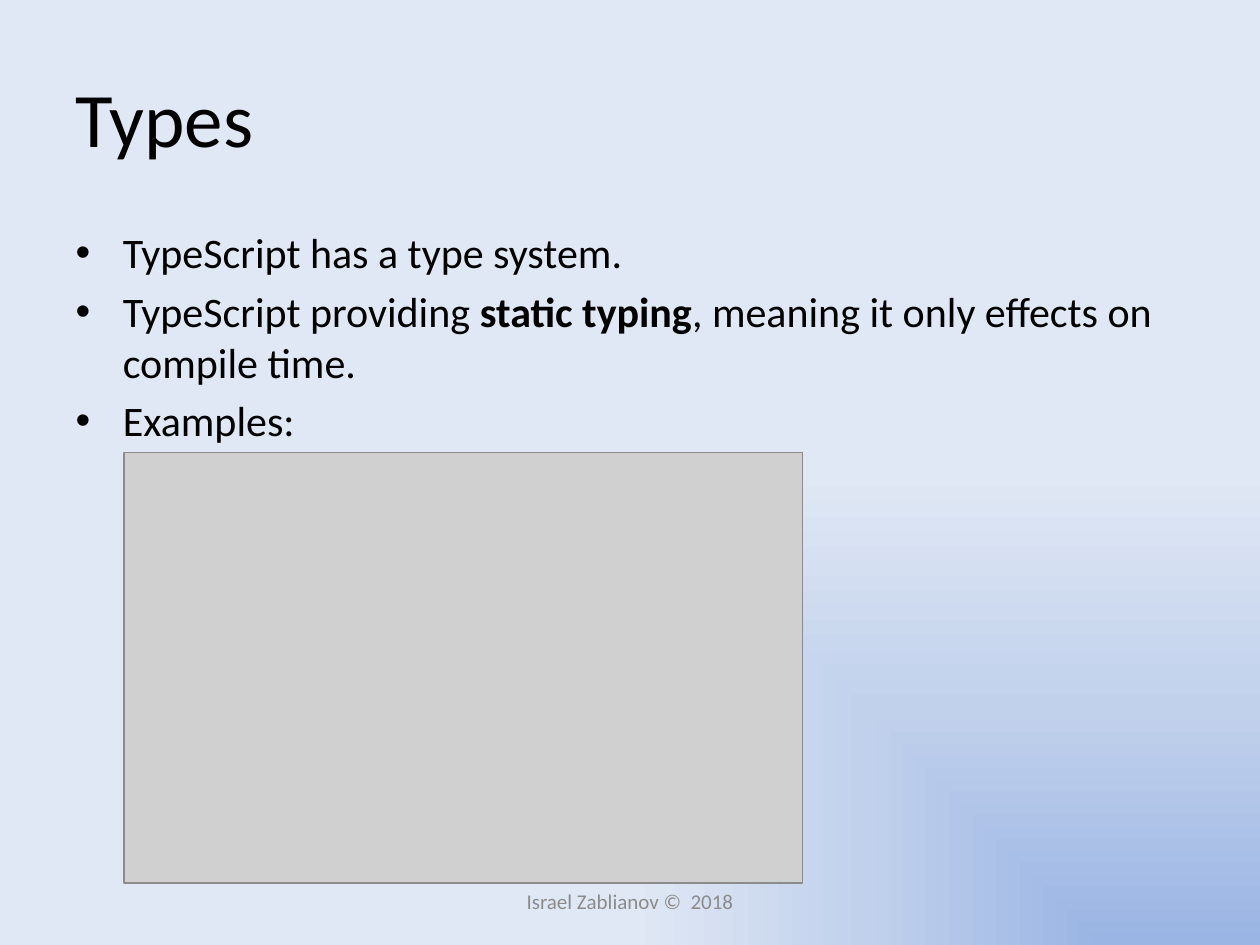
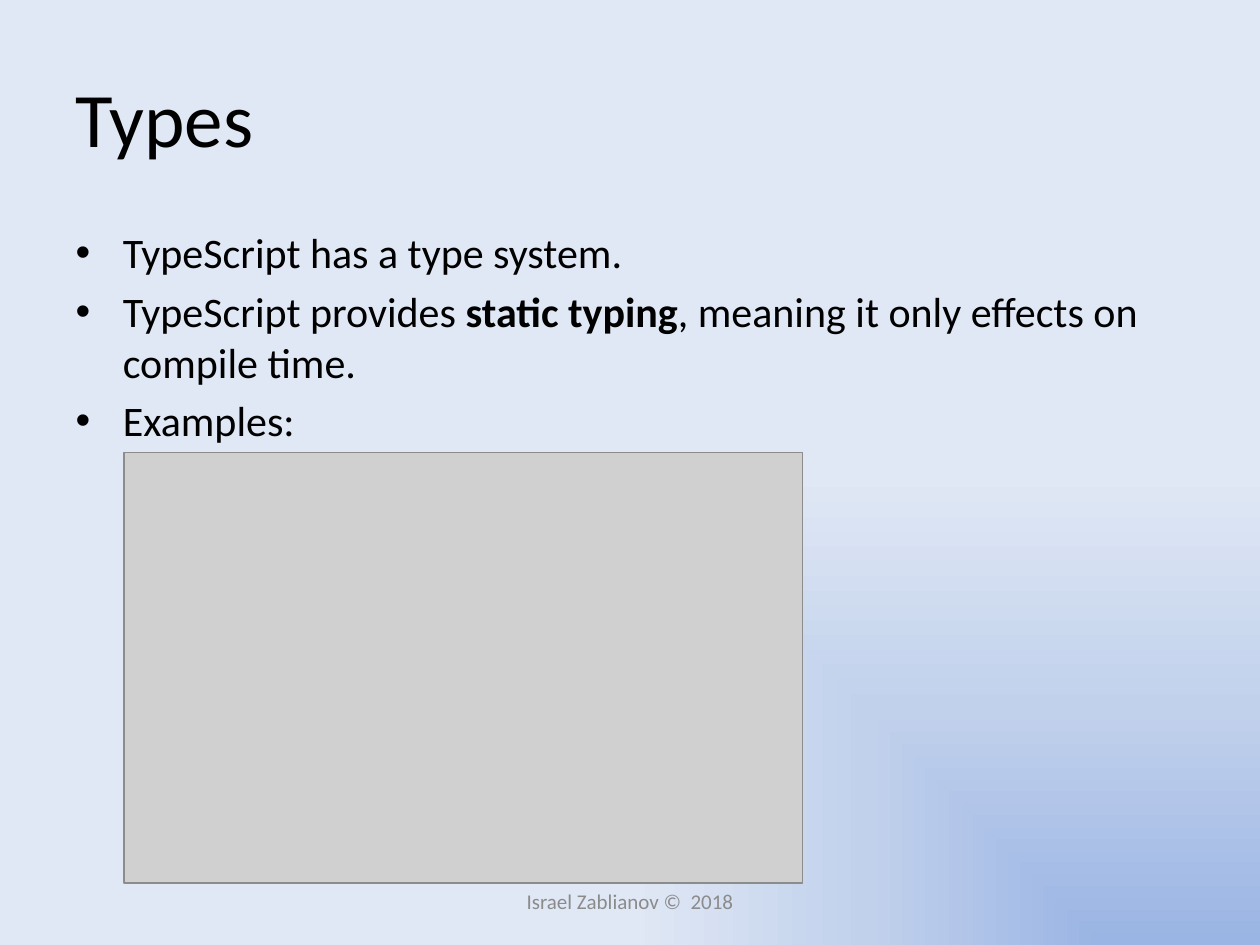
Before and after one commit to IsraelZablianov/TypeScript-Course, a slide deck: slide 4 of Introduction to TypeScript.pptx. Drawn at 1260x945 pixels with LibreOffice and Linux fonts; fonts in the diff are those of the drawing; grey boxes stand for pictures. Boxes give left, top, right and bottom in pixels: in the first picture for what was removed or moved away, otherwise in the second. Text is boxed around its words. In the diff, an @@ line names an element or a change of style, - is before the commit and + after.

Commit message:
changing some typos

```diff
--- a/Introduction to TypeScript.pptx
+++ b/Introduction to TypeScript.pptx
@@ text at box(123, 297, 1137, 385): text changed @@
-• TypeScript providing static typing, meaning it only effects on compile time.
+• TypeScript provides static typing, meaning it only effects on compile time.
```
